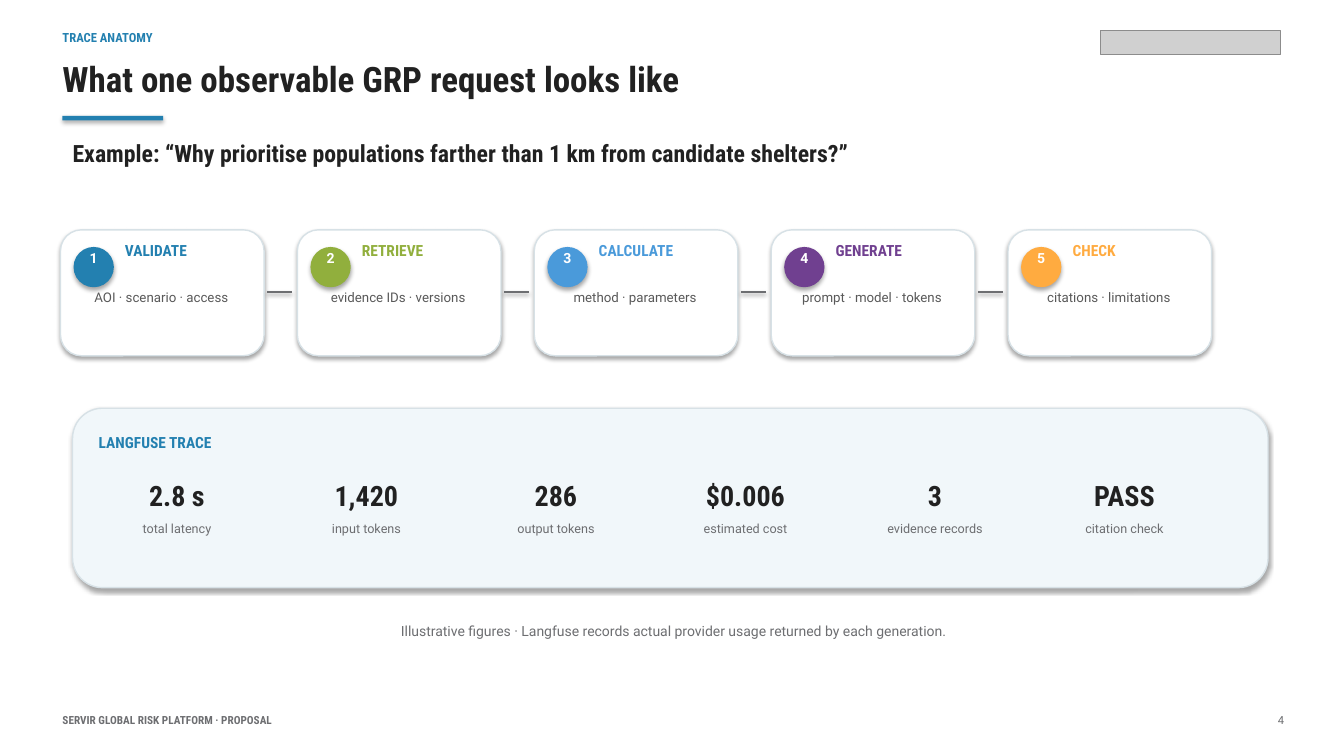
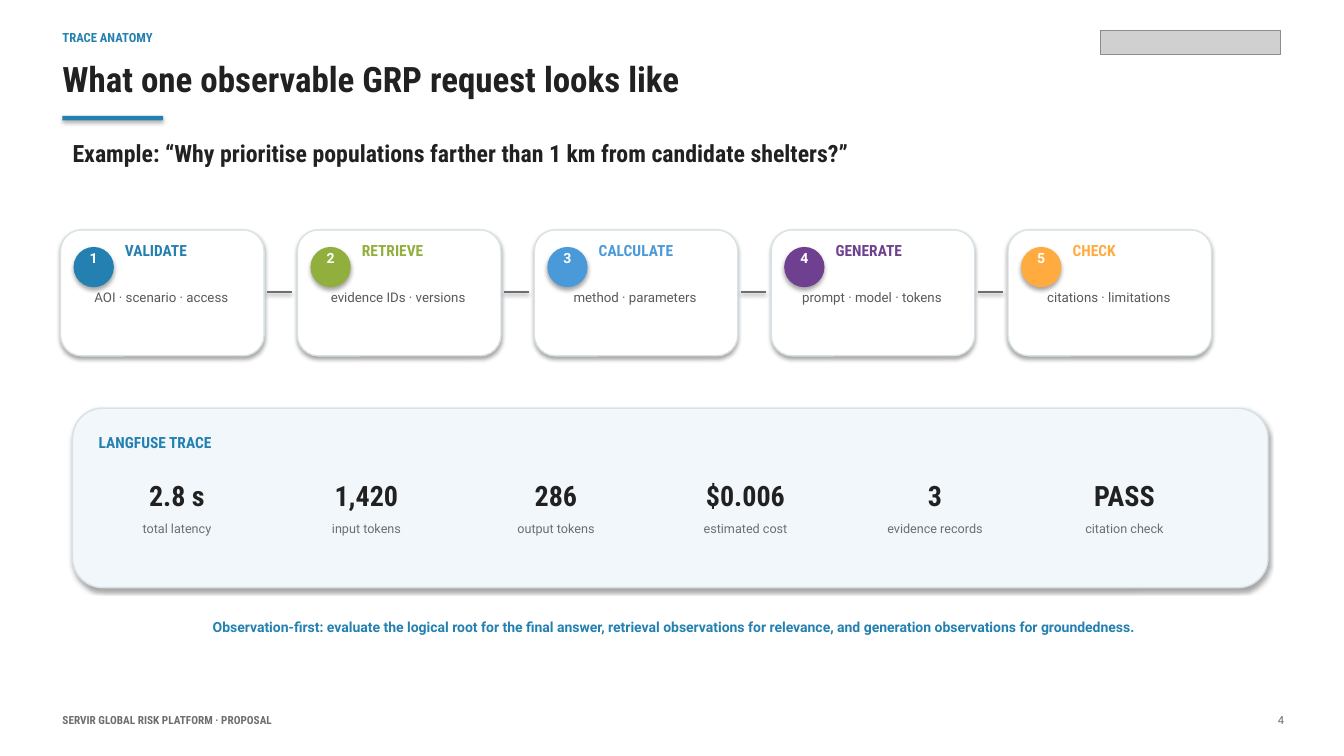
Before and after one commit to kovitad/SERVIR_GRP_DEMO, a slide deck: slide 4 of docs/27Aug2026/GRP_AI_Observability_and_Evaluation_Proposal.pptx. Drawn at 1344x756 pixels with LibreOffice and Linux fonts; fonts in the diff are those of the drawing; grey boxes stand for pictures. Boxes give left, top, right and bottom in pixels: in the first picture for what was removed or moved away, otherwise in the second. Text is boxed around its words. In the diff, an @@ line names an element or a change of style, - is before the commit and + after.

```diff
--- a/docs/27Aug2026/GRP_AI_Observability_and_Evaluation_Proposal.pptx
+++ b/docs/27Aug2026/GRP_AI_Observability_and_Evaluation_Proposal.pptx
@@ text at <box>213,621,1134,635</box>: text changed; text colour #6D6E71 to #2380B0; bold on @@
-Illustrative figures · Langfuse records actual provider usage returned by each generation.
+Observation-first: evaluate the logical root for the final answer, retrieval observations for relevance, and generation observations for groundedness.
```
Also in this commit, not shown: 5 other slides changed, 3 slides added, 1 slide removed, 3 other files.
